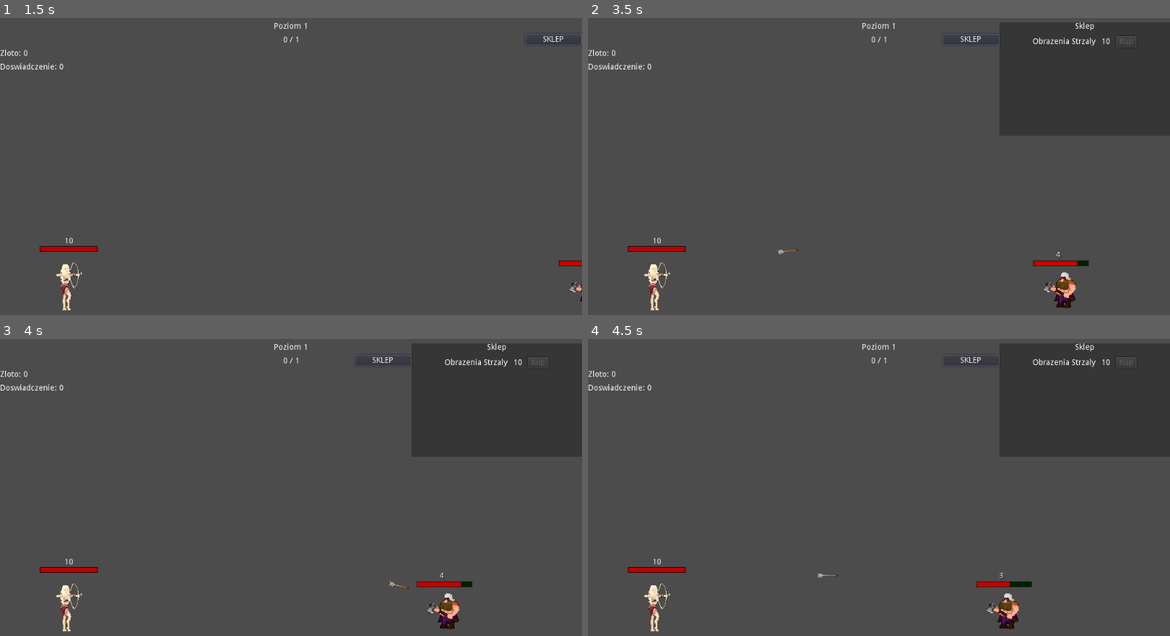
Above: before the commit, frames 1-4 (two rows, left to right).
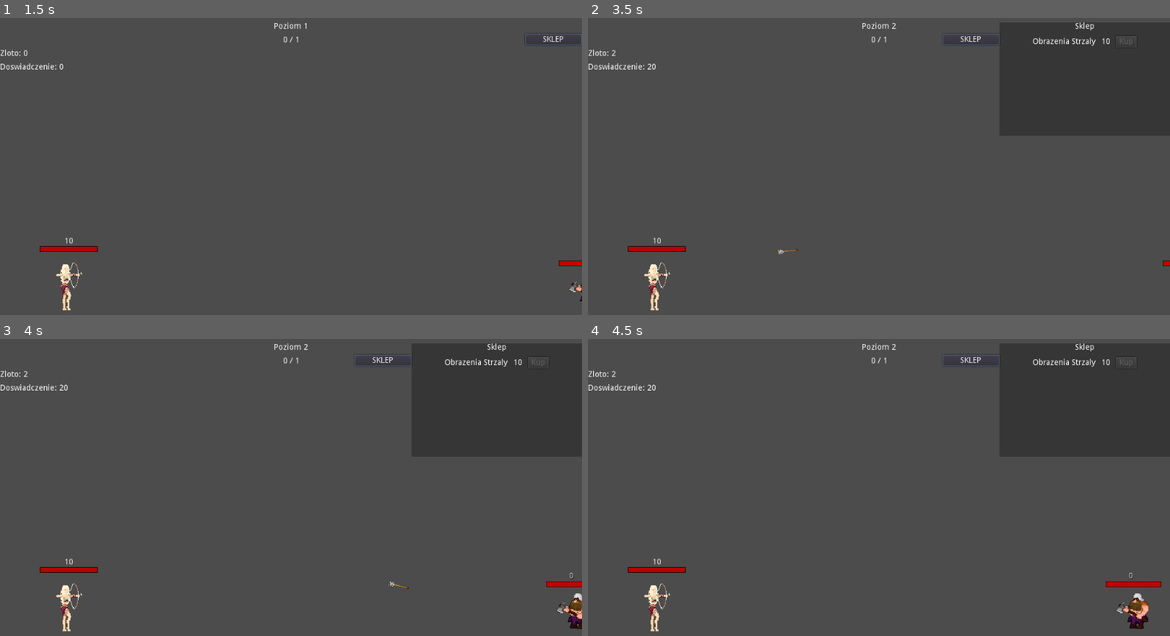
Above: after the commit, the same moments.

Repository: Flying-Octopus-Team/Asterielle
Game: Godot game, scene res://Scenes/World.tscn
Same seed, same stepped clock (60 frames per second), same inputs: the game is played once before the commit and once after it.
Inputs (mouse positions are in pixels of both pictures, inside the frame that each line leads up to):
- Up to frame 1 (1.5 s): click "SKLEP" at 0.5 s; click "SKLEP" at 1.25 s
- Up to frame 2 (3.5 s): click "SKLEP" at 2 s; move the mouse to (1007, 151) at 2.77 s; click (1007, 151) at 2.85 s
- Up to frame 3 (4 s): move the mouse to (174, 508) at 3.52 s; click (174, 508) at 3.6 s
- Up to frame 4 (4.5 s): move the mouse to (937, 416) at 4.27 s; click (937, 416) at 4.35 s

Frame 1 is identical in both runs. In frame 2, 0.6% of the frame differs, in the area x 4-100%, y 1-98%; in frame 3, 1.0%; in frame 4, 1.2%, in the area x 4-99%, y 1-98%.

Commit message:
Add boss attack + losing gold and xp

Diff:
--- a/Scenes/Boss.tscn
+++ b/Scenes/Boss.tscn
@@ -78,4 +78,8 @@
 margin_right = 243.0
 margin_bottom = 14.0
 text = "Do zabicia bossa pozostalo 30 sekund"
+
+[node name="NextAttackTimer" type="Timer" parent="."]
+wait_time = 2.0
 [connection signal="timeout" from="TimeToKill" to="." method="_on_TimeToKill_timeout"]
+[connection signal="timeout" from="NextAttackTimer" to="." method="_on_NextAttackTimer_timeout"]
--- a/Scenes/DwarvesSpawner.tscn
+++ b/Scenes/DwarvesSpawner.tscn
@@ -4,7 +4,7 @@
 
 [node name="DwarvesSpawner" type="Node2D"]
 script = ExtResource( 1 )
-dwarf_max_hp = 5.0
+dwarf_max_hp = 0.0
 
 [node name="FirstDwarfTimer" type="Timer" parent="."]
 one_shot = true
--- a/Scripts/Boss.gd
+++ b/Scripts/Boss.gd
@@ -8,6 +8,9 @@
 var velocity : Vector2
 var max_hp
 var hp
+var damage
+
+var elf
 
 onready var timeToKillLabel = find_node("TimeToKillLabel")
 
@@ -25,7 +28,10 @@
 	position += velocity * delta
 
 	if $ElfRayCast.get_collider():
+		elf = $ElfRayCast.get_collider().get_parent()
 		velocity = Vector2.ZERO
+		$NextAttackTimer.start()
+		set_physics_process(false)
 
 	timeToKillLabel.text = str("Do zabicia bossa pozostalo ", floor($TimeToKill.time_left), " sekund")
 
@@ -47,3 +53,7 @@
 func _on_TimeToKill_timeout():
 	queue_free()
 	emit_signal("boss_kill_timeout")
+
+func _on_NextAttackTimer_timeout():
+	if not elf.on_dwarf_hit(damage):
+		queue_free()
--- a/Scripts/DwarvesSpawner.gd
+++ b/Scripts/DwarvesSpawner.gd
@@ -6,6 +6,7 @@
 export(float) var dwarf_max_hp : float = 10.0
 export(float) var dwarf_damage : float = 1.0
 export(float) var boss_max_hp : float = 40.0
+export(float) var boss_damage : float = 3.0
 
 onready var base_dwarf_hp = dwarf_max_hp
 onready var base_dwarf_damage = dwarf_damage
@@ -27,6 +28,7 @@
 	var boss = Boss.instance()
 	get_parent().call_deferred("add_child", boss)
 	boss.global_position = global_position
+	boss.damage = boss_damage
 	boss.set_max_hp(boss_max_hp)
 	boss.connect("died", level_manager, "on_Boss_died")
 	boss.connect("boss_kill_timeout", level_manager, "on_Boss_kill_timeout")
--- a/Scripts/GameData.gd
+++ b/Scripts/GameData.gd
@@ -40,6 +40,11 @@
 	xp += additional_xp
 	update_xp_label()
 
+func on_game_over():
+	gold *= 0.2
+	xp *= .7
+	emit_signal("gold_changed")
+
 func update_gold_label():
 	gold_label.text = str("Zloto: ", gold)
 
--- a/Scripts/LevelManager.gd
+++ b/Scripts/LevelManager.gd
@@ -12,6 +12,7 @@
 var killed_dwarves : int = 0
 
 onready var dwarves_spawner = get_parent().get_node("DwarvesSpawner")
+onready var game_data = get_parent().get_node("GameData")
 
 var game_over_screen = load("res://Scenes/GameOverScreen.tscn")
 
@@ -31,6 +32,7 @@
 	connect("next_level", dwarves_spawner, "on_next_level")
 	connect("reset_to_base", dwarves_spawner, "reset_to_base")
 	connect("reset_to_base", elf, "reset_to_base")
+	connect("reset_to_base", game_data, "on_game_over")
 
 func increase_level():
 	current_level += 1
